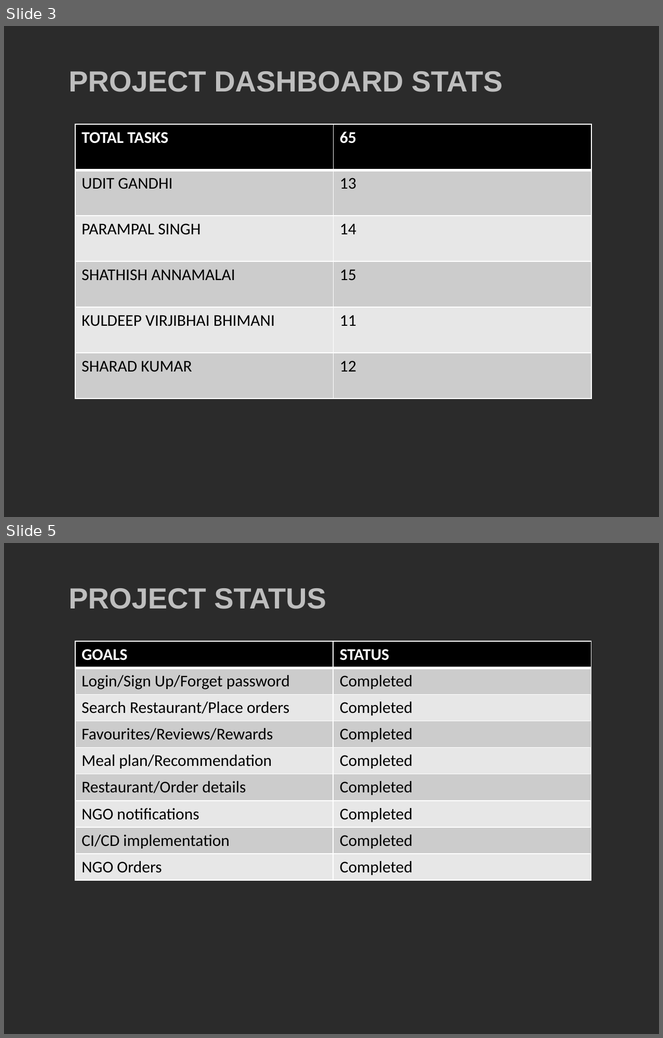
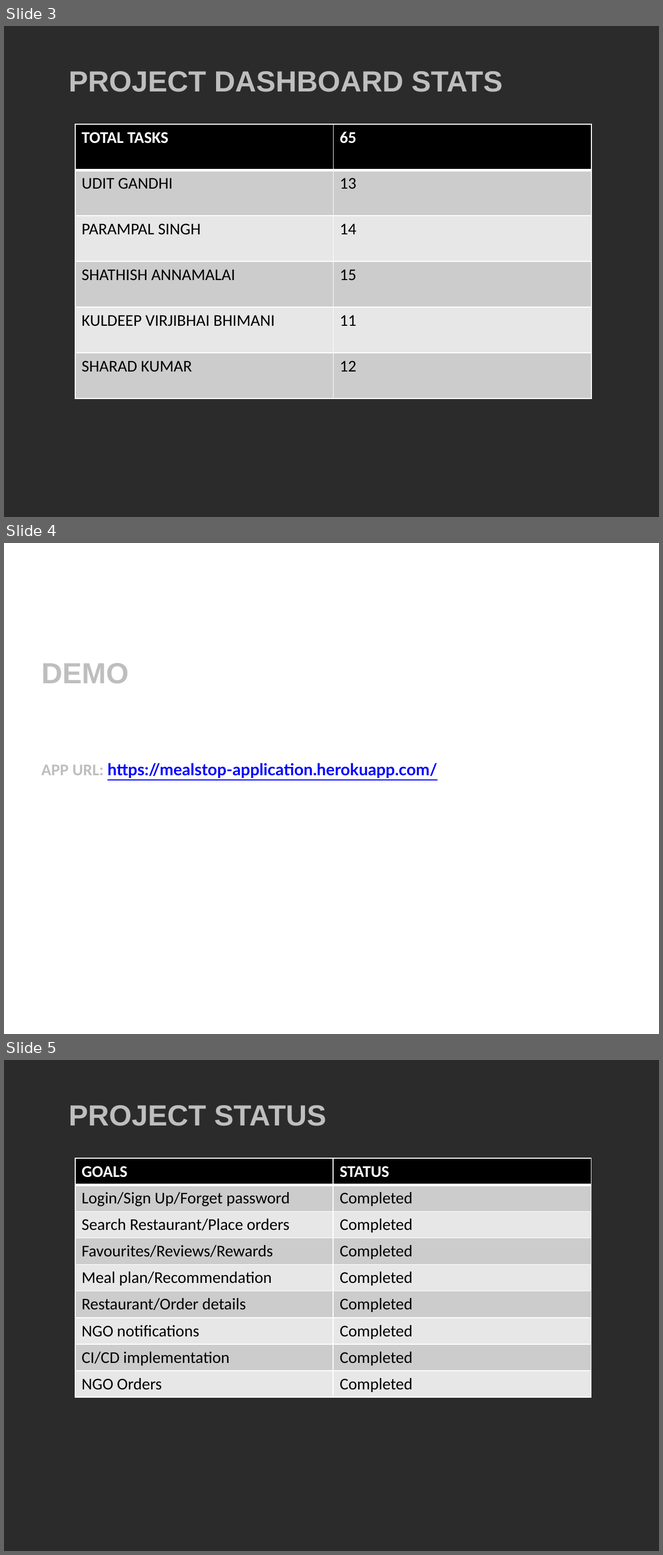
Before and after one commit to sharad99kr/mealstop, a slide deck: DOCUMENTATION/Group1PPT.pptx. Shown one above the other, each under a label of ours: slides 3 and 5 before the commit, slides 3, 4 and 5 after it; the slides between them are not shown. The pictures are 663x1038 and 663x1555 pixels, drawn with LibreOffice and Linux fonts; fonts in the diff are those of the drawing; background and template pictures are left out; a plain dark background stands for a picture behind light text. Boxes give left, top, right and bottom in pixels: in the first picture for what was removed or moved away, otherwise in the second. Text is boxed around its words. In the diff, an @@ line names an element or a change of style, - is before the commit and + after.

```diff
--- a/DOCUMENTATION/Group1PPT.pptx
+++ b/DOCUMENTATION/Group1PPT.pptx
@@ slide 4 added at (4, 543, 659, 1034), background picture (left out) @@
@@ title added at (41, 663, 437, 779), 18 pt, text #0000FF, bold, underline @@
+DEMO
+APP URL: https://mealstop-application.herokuapp.com/
```
Also in this commit, not shown: 1 slide removed, 2 other files.
